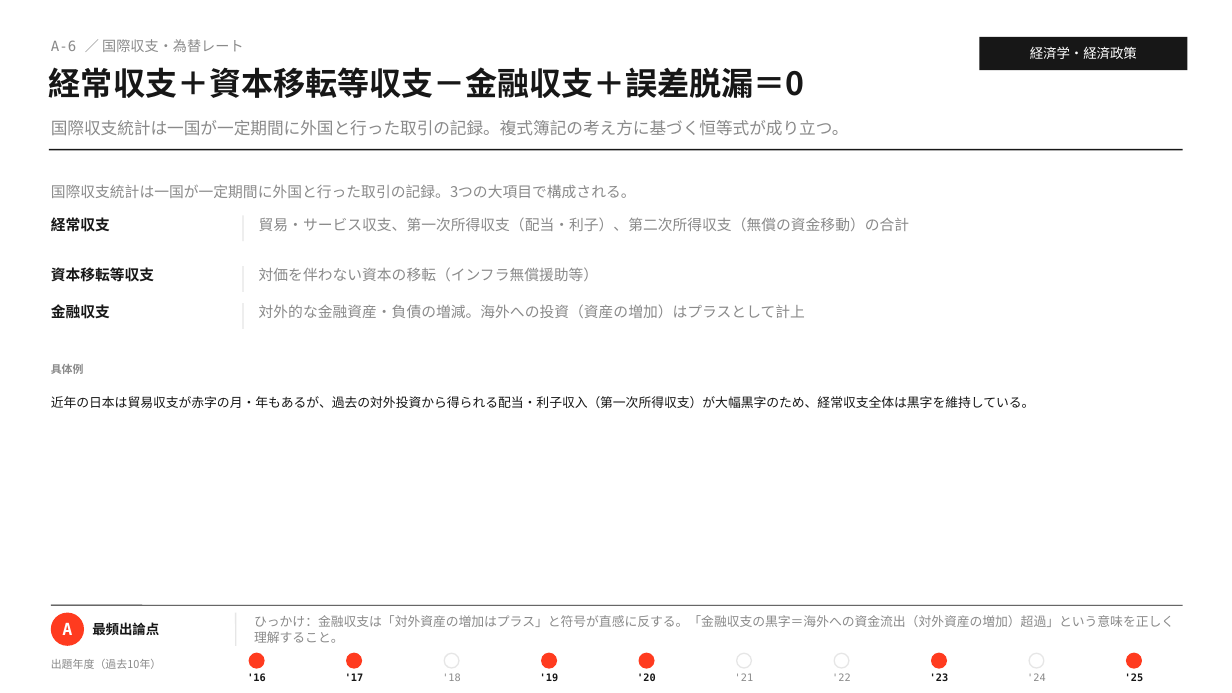
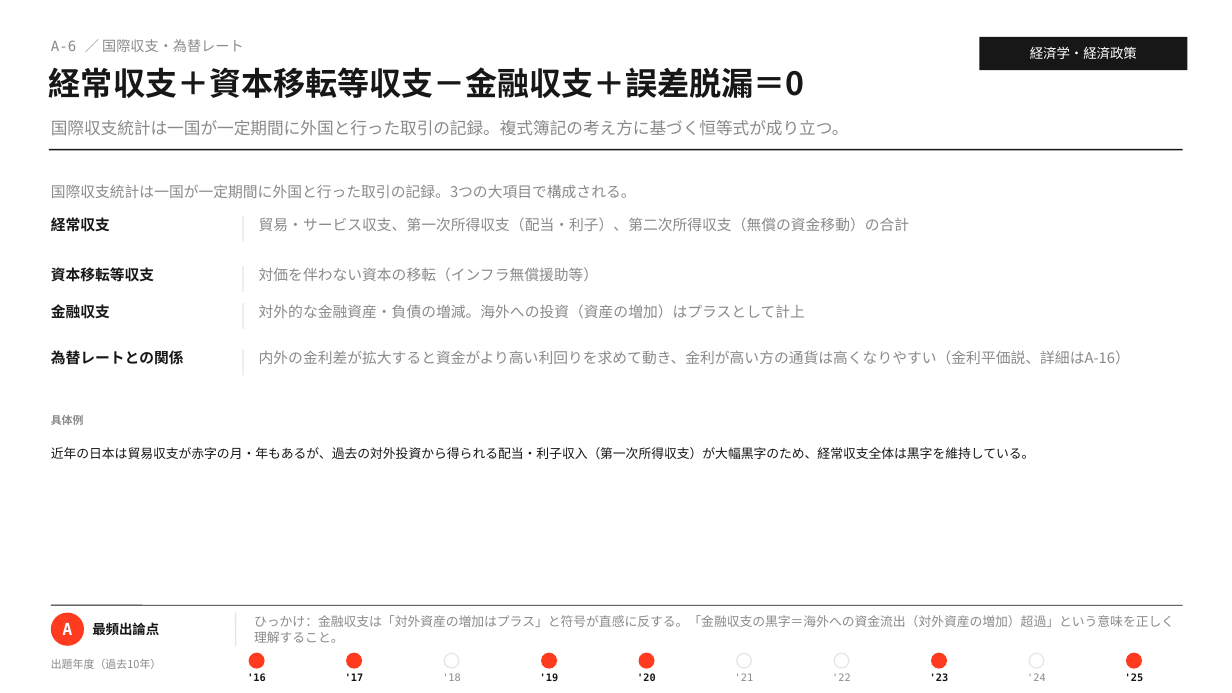
Before and after one commit to MasatoshiSano/SMEC, a slide deck: slide 8 of slides/1st_stage/A_economics.pptx. Drawn at 1232x693 pixels with LibreOffice and Linux fonts; fonts in the diff are those of the drawing. Boxes give left, top, right and bottom in pixels: in the first picture for what was removed or moved away, otherwise in the second. Text is boxed around its words. In the diff, an @@ line names an element or a change of style, - is before the commit and + after.

```diff
--- a/slides/1st_stage/A_economics.pptx
+++ b/slides/1st_stage/A_economics.pptx
@@ text added at (x1=51, y1=350, x2=184, y2=365), 11.5 pt, text #171717, bold @@
+為替レートとの関係
@@ line added from (243, 349) to (243, 375), #E6E6E6 1 pt @@
@@ text added at (x1=259, y1=350, x2=1130, y2=364), 11.5 pt, text #8A8A8A @@
+内外の金利差が拡大すると資金がより高い利回りを求めて動き、金利が高い方の通貨は高くなりやすい（金利平価説、詳細はA-16）
@@ text "具体例" moved from (x1=51, y1=364, x2=1035, y2=408) to (x1=51, y1=415, x2=1035, y2=459) @@
```
Also in this commit, not shown: 12 other slides changed, 3 other files.
